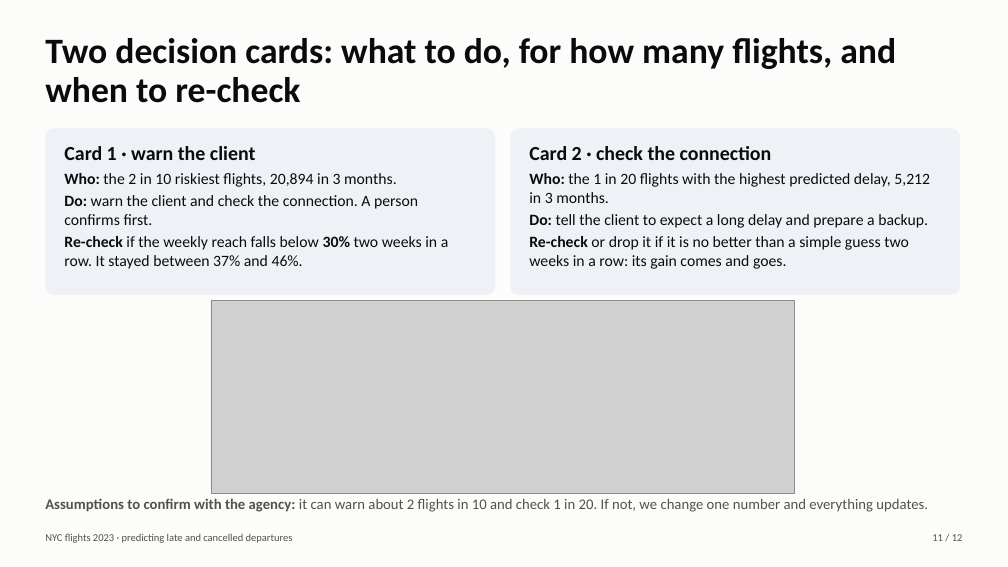
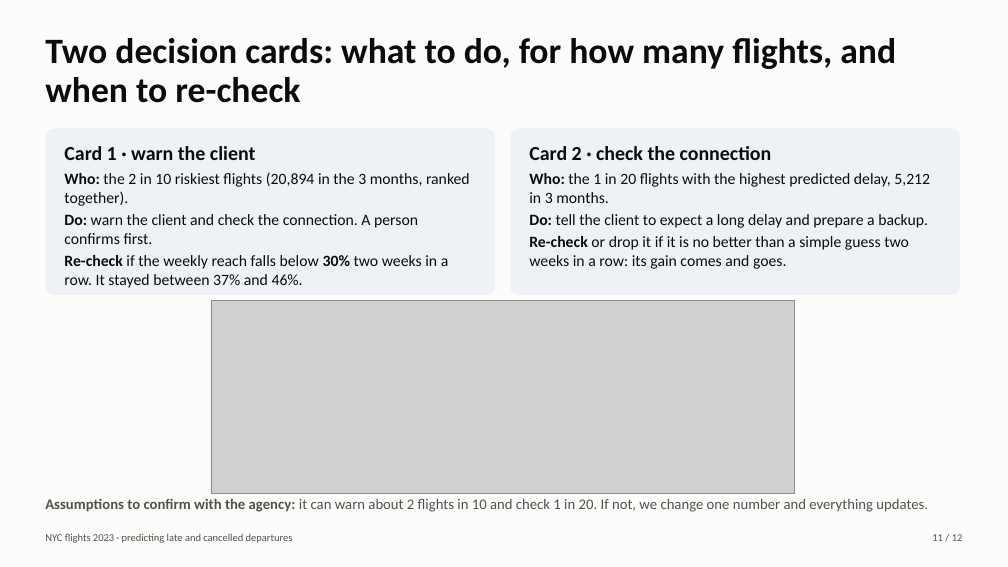
Before and after one commit to bssam99/nyc-flights-2023-delay-prediction, a slide deck: slide 11 of slides/deck.pptx. Drawn at 1008x567 pixels with LibreOffice and Linux fonts; fonts in the diff are those of the drawing; grey boxes stand for pictures. Boxes give left, top, right and bottom in pixels: in the first picture for what was removed or moved away, otherwise in the second. Text is boxed around its words. In the diff, an @@ line names an element or a change of style, - is before the commit and + after.

```diff
--- a/slides/deck.pptx
+++ b/slides/deck.pptx
@@ text in rounded rectangle at bbox=[64, 172, 470, 206]: text changed @@
-Who: the 2 in 10 riskiest flights, 20,894 in 3 months.
+Who: the 2 in 10 riskiest flights (20,894 in the 3 months, ranked together).
```
Also in this commit, not shown: 3 other slides changed, 41 other files.
